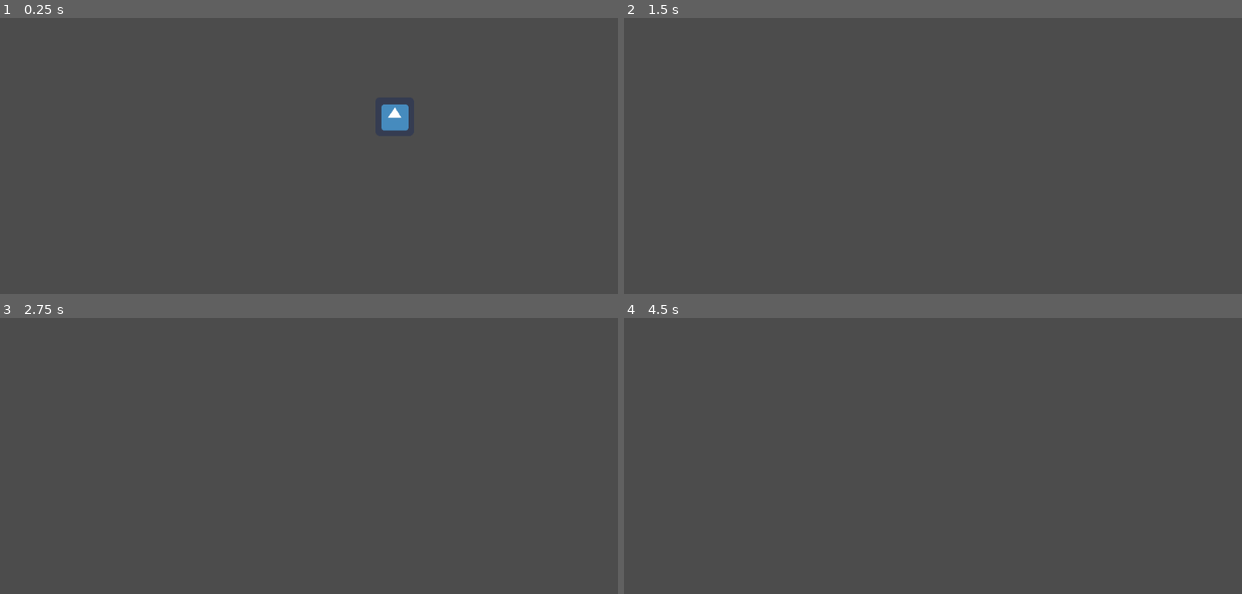
Above: before the commit, frames 1-4 (two rows, left to right).
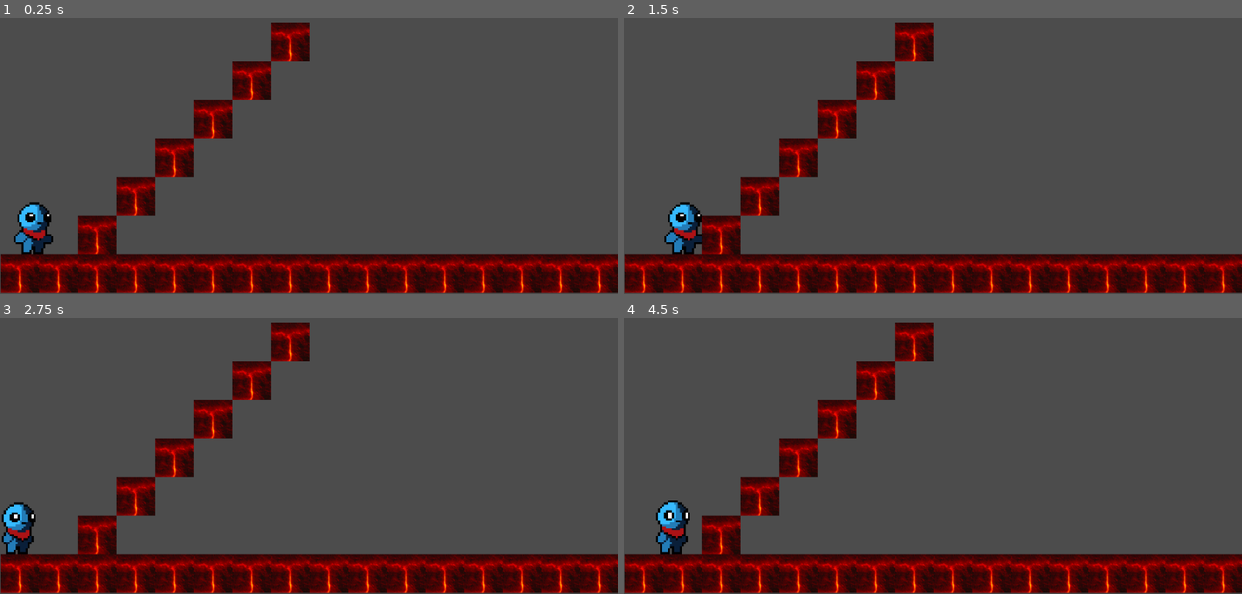
Above: after the commit, the same moments.

Repository: Kysela/platformer
Game: Godot game, scene res://Node2D.tscn
Same seed, same stepped clock (60 frames per second), same inputs: the game is played once before the commit and once after it. The engine's default icon, where the game draws it, is replaced by a stand-in: a white triangle on a blue panel in a dark square.
Inputs:
- Up to frame 1 (0.25 s): no input
- Up to frame 2 (1.5 s): hold Right (ui_right) from 0.53 s (still down); tap Space (ui_select) at 0.6, 0.77, 1.07, 1.35 s; tap Enter at 1.25 s
- Up to frame 3 (2.75 s): tap Space (ui_select) at 1.52, 1.82, 2.1 s; release Right (ui_right) at 2.03 s; hold Left (ui_left) from 2.03 s (still down)
- Up to frame 4 (4.5 s): release Left (ui_left) at 2.78 s; hold Right (ui_right) 2.78-4.28 s; tap Space (ui_select) at 2.85, 3.02, 3.32, 3.6, 3.77, 4.07, 4.35 s; hold Left (ui_left) from 4.28 s (still down)

The runs differ from the first frame. In frame 1, 21% of the frame differs, in the area x 0-100%, y 1-100%; in frame 2, 20%; in frame 3, 20%; in frame 4, 20%.

Commit message:
add animations

Diff:
--- a/Node2D.tscn
+++ b/Node2D.tscn
@@ -1,17 +1,86 @@
-[gd_scene load_steps=3 format=2]
+[gd_scene load_steps=13 format=2]
 
-[ext_resource path="res://icon.png" type="Texture" id=1]
+[ext_resource path="res://playerAnimated1.png" type="Texture" id=1]
 [ext_resource path="res://arrow_input.gd" type="Script" id=2]
+[ext_resource path="res://lavatexture.png" type="Texture" id=3]
+[ext_resource path="res://playerAnimated2.png" type="Texture" id=4]
+[ext_resource path="res://playerAnimated3.png" type="Texture" id=5]
+[ext_resource path="res://playerAnimated4.png" type="Texture" id=6]
+
+[sub_resource type="SpriteFrames" id=1]
+animations = [ {
+"frames": [ ExtResource( 1 ), ExtResource( 4 ), ExtResource( 5 ), ExtResource( 6 ) ],
+"loop": true,
+"name": "default",
+"speed": 10.0
+} ]
+
+[sub_resource type="AnimatedTexture" id=2]
+
+[sub_resource type="RectangleShape2D" id=3]
+extents = Vector2( 5.78015, 46.4792 )
+
+[sub_resource type="ConvexPolygonShape2D" id=4]
+points = PoolVector2Array( 0, 0, 64, 0, 64, 64, 0, 64 )
+
+[sub_resource type="TileSet" id=5]
+0/name = "lavatexture.png 0"
+0/texture = ExtResource( 3 )
+0/tex_offset = Vector2( 0, 0 )
+0/modulate = Color( 1, 1, 1, 1 )
+0/region = Rect2( 224, 96, 64, 64 )
+0/tile_mode = 0
+0/occluder_offset = Vector2( 0, 0 )
+0/navigation_offset = Vector2( 0, 0 )
+0/shape_offset = Vector2( 0, 0 )
+0/shape_transform = Transform2D( 1, 0, 0, 1, 0, 0 )
+0/shape = SubResource( 4 )
+0/shape_one_way = false
+0/shape_one_way_margin = 1.0
+0/shapes = [ {
+"autotile_coord": Vector2( 0, 0 ),
+"one_way": false,
+"one_way_margin": 1.0,
+"shape": SubResource( 4 ),
+"shape_transform": Transform2D( 1, 0, 0, 1, 0, 0 )
+} ]
+0/z_index = 0
+
+[sub_resource type="RectangleShape2D" id=6]
+extents = Vector2( 109.496, 31.8871 )
 
 [node name="Node2D" type="Node2D"]
-position = Vector2( 2.52405, -1.18921 )
+position = Vector2( 0.742189, 221.535 )
 
 [node name="KinematicBody2D" type="KinematicBody2D" parent="."]
-position = Vector2( 651.402, 266.968 )
+position = Vector2( 503.807, 158.918 )
 script = ExtResource( 2 )
-__meta__ = {
-"_edit_group_": true
-}
+
+[node name="AnimatedSprite" type="AnimatedSprite" parent="KinematicBody2D"]
+position = Vector2( -448.484, 96.4035 )
+scale = Vector2( 0.329031, 0.329031 )
+frames = SubResource( 1 )
+frame = 1
+playing = true
 
 [node name="Sprite" type="Sprite" parent="KinematicBody2D"]
-texture = ExtResource( 1 )
+position = Vector2( -59.0518, -89.9034 )
+scale = Vector2( 0.329031, 0.329031 )
+texture = SubResource( 2 )
+
+[node name="CollisionShape2D" type="CollisionShape2D" parent="KinematicBody2D"]
+position = Vector2( -448.783, 95.9185 )
+scale = Vector2( 5, 1 )
+shape = SubResource( 3 )
+
+[node name="TileMap" type="TileMap" parent="."]
+position = Vector2( 448.148, 120.936 )
+tile_set = SubResource( 5 )
+centered_textures = true
+format = 1
+tile_data = PoolIntArray( -196608, 0, 0, -65537, 0, 0, -2, 0, 0, 65533, 0, 0, 131068, 0, 0, 196603, 0, 0, 262137, 0, 0, 262138, 0, 0, 262139, 0, 0, 262140, 0, 0, 262141, 0, 0, 262142, 0, 0, 262143, 0, 0, 196608, 0, 0, 196609, 0, 0, 196610, 0, 0, 196611, 0, 0, 196612, 0, 0, 196613, 0, 0, 196614, 0, 0, 196615, 0, 0, 196616, 0, 0, 196617, 0, 0 )
+
+[node name="CollisionShape2D" type="CollisionShape2D" parent="TileMap"]
+position = Vector2( 93.4636, 222.937 )
+scale = Vector2( 5, 1 )
+shape = SubResource( 6 )
--- a/arrow_input.gd
+++ b/arrow_input.gd
@@ -6,16 +6,25 @@
 
 var velocity = Vector2()
 var jumping = false
+var has_double_jumped = false
+
+func PlayerJump():
+	jumping = true
+	velocity.y = jump_speed
+
 
 func get_input():
 	velocity.x = 0
 	var right = Input.is_action_pressed('ui_right')
 	var left = Input.is_action_pressed('ui_left')
-	var jump = Input.is_action_just_pressed('ui_select')
+	var jump = Input.is_action_just_pressed('ui_up')
 
 	if jump and is_on_floor():
-		jumping = true
-		velocity.y = jump_speed
+		PlayerJump()
+		has_double_jumped = false
+	elif jump and !has_double_jumped:
+		PlayerJump()
+		has_double_jumped = true
 	if right:
 		velocity.x += run_speed
 	if left:
Binary file added: lavatexture.png
Not shown, added: lavatexture.png.import
Binary file added: player.png
Not shown, added: player.png.import
Binary file added: playerAnimated1.png
Not shown, added: playerAnimated1.png.import
Binary file added: playerAnimated2.png
Not shown, added: playerAnimated2.png.import
Binary file added: playerAnimated3.png
Not shown, added: playerAnimated3.png.import
Binary file added: playerAnimated4.png
Not shown, added: playerAnimated4.png.import
